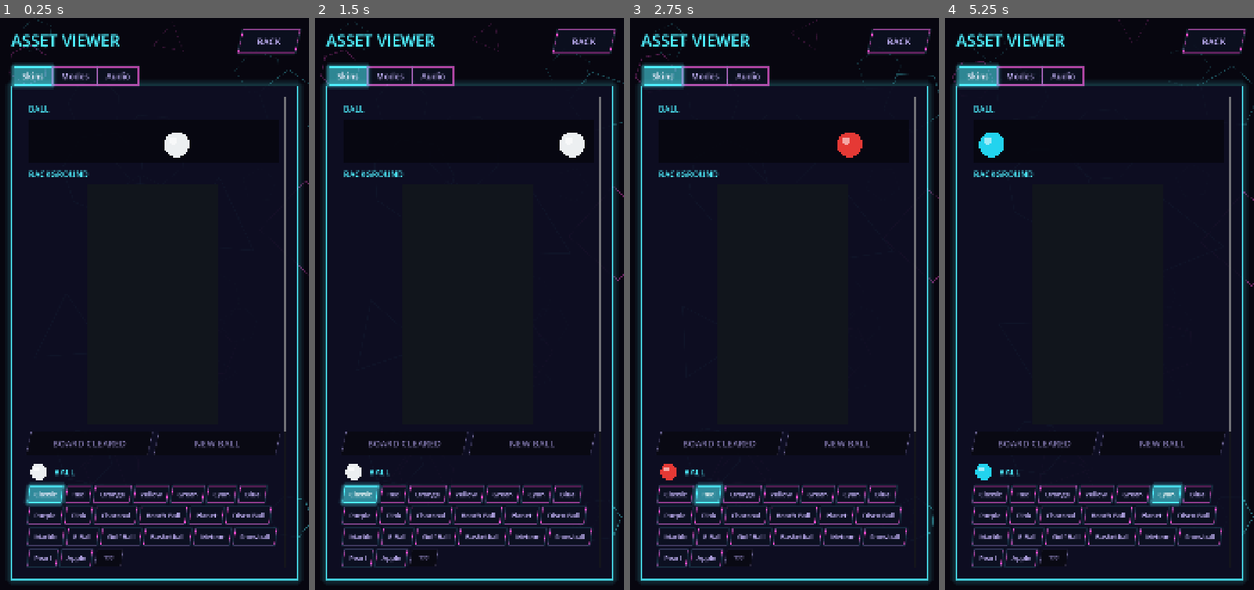
Above: before the commit, frames 1-4 (left to right).
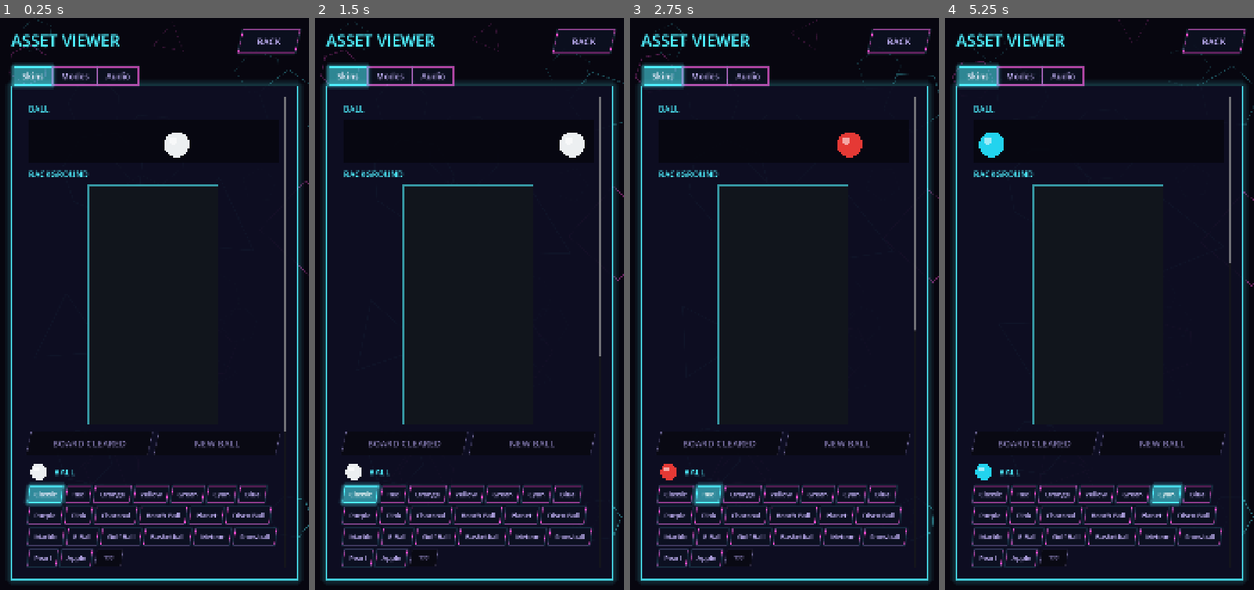
Above: after the commit, the same moments.

Repository: Sovereign-Axe-Studios/Sovereign-Ballgame
Game: Godot game, scene res://scenes/asset_viewer.tscn
The game is run twice, just before and just after one commit, with the same random seed, the same clock (stepped at 60 frames per second) and the same inputs. This scene is started directly instead of the project's main scene.
Inputs:
- Up to frame 1 (0.25 s): no input
- Up to frame 2 (1.5 s): click "Classic" at 0.5 s; click "Classic" at 1.25 s
- Up to frame 3 (2.75 s): click "Red" at 2 s
- Up to frame 4 (5.25 s): click "Orange" at 2.75 s; click "Yellow" at 3.5 s; click "Green" at 4.25 s; click "Cyan" at 5 s

The runs differ from the first frame. In frame 1, 0.4% of the frame differs, in the area x 28-71%, y 29-72%; in frame 2, 0.5%; in frame 3, 0.6%; in frame 4, 0.7%, in the area x 28-93%, y 29-73%.

Commit message:
feat(skins): live background preview on hover in the Skins menu
Hovering a background chip shows it running in a live preview beside the chips (pause menu and title Skins overlay), falling back to the selected one when the mouse leaves; locked backgrounds stay hidden.

The Asset Viewer's big preview and its reaction buttons follow the hover too. The shared viewport is now BackgroundPreview, used by both SkinsPanel and SkinPreview.

Diff:
--- a/game/scripts/asset_viewer.gd
+++ b/game/scripts/asset_viewer.gd
@@ -56,8 +56,12 @@
 	root.add_child(tabs)
 
 	tabs.add_child(_tab("Skins", func(col: VBoxContainer) -> void:
-		col.add_child(SkinPreview.new())
-		col.add_child(SkinsPanel.new())))
+		var preview := SkinPreview.new()
+		col.add_child(preview)
+		# The big preview above follows hover, so no second inline one.
+		var panel := SkinsPanel.new(false)
+		panel.background_hovered.connect(preview.show_background)
+		col.add_child(panel)))
 	tabs.add_child(_tab("Modes", _build_modes_tab))
 	tabs.add_child(_tab("Audio", _build_audio_tab))
 
--- /dev/null
+++ b/game/scripts/ui/background_preview.gd
@@ -0,0 +1,60 @@
+class_name BackgroundPreview
+extends Control
+## A live, scaled-down view of a background skin: the real AnimatedBackground
+## node (or the flat colour) running full-size in a SubViewport and shown at
+## `view_scale`. Used by SkinsPanel (hover / selected) and SkinPreview (the
+## Asset Viewer's big preview with reaction buttons).
+
+var _viewport: SubViewport
+var _flat: ColorRect
+var _bg: AnimatedBackground
+var _skin: Skins.BackgroundSkin
+
+func _init(view_scale: float) -> void:
+	var view := NeonUI.view_size()
+	custom_minimum_size = view * view_scale
+	size_flags_horizontal = Control.SIZE_SHRINK_CENTER
+	size_flags_vertical = Control.SIZE_SHRINK_BEGIN
+	clip_contents = true
+	mouse_filter = Control.MOUSE_FILTER_IGNORE
+
+	var container := SubViewportContainer.new()
+	container.size = view
+	container.scale = Vector2.ONE * view_scale
+	container.mouse_filter = Control.MOUSE_FILTER_IGNORE
+	add_child(container)
+	_viewport = SubViewport.new()
+	_viewport.size = Vector2i(view)
+	container.add_child(_viewport)
+	_flat = ColorRect.new()
+	_flat.size = view
+	_viewport.add_child(_flat)
+
+	var frame := Panel.new()
+	var sb := StyleBoxFlat.new()
+	sb.draw_center = false
+	sb.border_color = Color(NeonUI.CYAN, 0.6)
+	sb.set_border_width_all(2)
+	frame.add_theme_stylebox_override("panel", sb)
+	frame.set_anchors_preset(Control.PRESET_FULL_RECT)
+	frame.mouse_filter = Control.MOUSE_FILTER_IGNORE
+	add_child(frame)
+
+## Show `skin`. A no-op if it's already showing, so hovering back and forth
+## over the same chip doesn't restart its animation.
+func show_skin(skin: Skins.BackgroundSkin) -> void:
+	if skin == _skin:
+		return
+	_skin = skin
+	_flat.color = skin.color
+	if is_instance_valid(_bg):
+		_bg.queue_free()
+		_bg = null
+	if skin.scene != null:
+		_bg = skin.scene.new() as AnimatedBackground
+		_viewport.add_child(_bg)
+		_bg.show_behind_parent = false
+
+## The running animated background, or null for a flat one.
+func current() -> AnimatedBackground:
+	return _bg if is_instance_valid(_bg) else null
--- a/game/scripts/ui/skin_preview.gd
+++ b/game/scripts/ui/skin_preview.gd
@@ -1,9 +1,10 @@
 class_name SkinPreview
 extends VBoxContainer
 ## The Asset Viewer's live look at the current skins: the ball look rolling
-## back and forth across a strip, and the real background node running in a
-## scaled-down viewport, with buttons that fire its board-cleared / new-ball
-## reactions. Rebuilds the background when the skin changes.
+## back and forth across a strip, and a BackgroundPreview with buttons that
+## fire its board-cleared / new-ball reactions. It shows whichever background
+## `show_background` was last given -- the Asset Viewer feeds it SkinsPanel's
+## hover, so the big preview follows the mouse over the chips.
 
 ## The background renders at full screen size and is shown scaled.
 const BG_SCALE := 0.42
@@ -12,10 +13,7 @@
 
 var _strip: Control
 var _t: float = 0.0
-var _bg_holder: Control
-var _viewport: SubViewport
-var _bg: AnimatedBackground
-var _flat: ColorRect
+var _bg_preview: BackgroundPreview
 var _clear_btn: Button
 var _new_btn: Button
 
@@ -31,62 +29,37 @@
 	add_child(_strip)
 
 	add_child(NeonUI.subheader("Background"))
-	_bg_holder = Control.new()
-	_bg_holder.custom_minimum_size = view * BG_SCALE
-	_bg_holder.size_flags_horizontal = Control.SIZE_SHRINK_CENTER
-	_bg_holder.clip_contents = true
-	add_child(_bg_holder)
-
-	var container := SubViewportContainer.new()
-	container.size = view
-	container.scale = Vector2.ONE * BG_SCALE
-	container.mouse_filter = Control.MOUSE_FILTER_IGNORE
-	_bg_holder.add_child(container)
-	_viewport = SubViewport.new()
-	_viewport.size = Vector2i(view)
-	container.add_child(_viewport)
-	_flat = ColorRect.new()
-	_flat.size = view
-	_viewport.add_child(_flat)
+	_bg_preview = BackgroundPreview.new(BG_SCALE)
+	add_child(_bg_preview)
 
 	var row := HBoxContainer.new()
 	row.add_theme_constant_override("separation", 20)
 	_clear_btn = NeonUI.button("BOARD CLEARED")
 	_clear_btn.size_flags_horizontal = Control.SIZE_EXPAND_FILL
 	_clear_btn.pressed.connect(func() -> void:
-		if is_instance_valid(_bg):
-			_bg.on_board_cleared(view * 0.5))
+		var bg := _bg_preview.current()
+		if bg != null:
+			bg.on_board_cleared(view * 0.5))
 	row.add_child(_clear_btn)
 	_new_btn = NeonUI.button("NEW BALL")
 	_new_btn.size_flags_horizontal = Control.SIZE_EXPAND_FILL
 	_new_btn.pressed.connect(func() -> void:
-		if is_instance_valid(_bg):
-			_bg.on_new_ball(Vector2(randf_range(0.15, 0.85) * view.x, randf_range(0.3, 0.9) * view.y)))
+		var bg := _bg_preview.current()
+		if bg != null:
+			bg.on_new_ball(Vector2(randf_range(0.15, 0.85) * view.x, randf_range(0.3, 0.9) * view.y)))
 	row.add_child(_new_btn)
 	add_child(row)
 
-	# A method connection disconnects itself when this node is freed.
-	Skins.changed.connect(_sync)
-
 func _ready() -> void:
-	_sync()
+	show_background(Skins.background())
 
 func _process(delta: float) -> void:
 	_t += delta
 	_strip.queue_redraw()
 
-func _sync() -> void:
-	var skin := Skins.background()
-	_flat.color = skin.color
-	if is_instance_valid(_bg) and _bg.get_script() == skin.scene:
-		return
-	if is_instance_valid(_bg):
-		_bg.queue_free()
-		_bg = null
-	if skin.scene != null:
-		_bg = skin.scene.new() as AnimatedBackground
-		_viewport.add_child(_bg)
-		_bg.show_behind_parent = false
+## Show `skin` (hovered or selected); the reaction buttons follow it.
+func show_background(skin: Skins.BackgroundSkin) -> void:
+	_bg_preview.show_skin(skin)
 	var reacts := skin.scene != null
 	for b in [_clear_btn, _new_btn]:
 		b.disabled = not reacts
--- a/game/scripts/ui/skins_panel.gd
+++ b/game/scripts/ui/skins_panel.gd
@@ -4,10 +4,26 @@
 ## pause menu, the title screen and the Asset Viewer (three copies before).
 ## Each category is a preview swatch, a title, and a row of NeonUI chips;
 ## locked skins are disabled "???" chips. Selection goes through `Skins`.
+##
+## Backgrounds also get a live BackgroundPreview beside their chips, showing
+## the chip under the mouse and falling back to the selected one. A host with
+## its own bigger preview (the Asset Viewer) turns that off and listens to
+## `background_hovered` instead.
+
+## The background chip under the mouse, or the selected one when it leaves.
+signal background_hovered(skin: Skins.BackgroundSkin)
 
 const SWATCH := Vector2(72.0, 72.0)
+## The inline background preview, as a fraction of the screen.
+const BG_PREVIEW_SCALE := 0.2
 
-func _init() -> void:
+var _bg_preview: BackgroundPreview
+
+func _init(inline_background_preview: bool = true) -> void:
+	if inline_background_preview:
+		_bg_preview = BackgroundPreview.new(BG_PREVIEW_SCALE)
+		background_hovered.connect(_bg_preview.show_skin)
+
 	add_theme_constant_override("separation", 26)
 	size_flags_horizontal = Control.SIZE_EXPAND_FILL
 
@@ -16,7 +32,24 @@
 		func(i: int) -> void: Skins.set_ball(i)))
 	add_child(_category(_background_swatch(), "Background", Skins.picker_names(Skins.background_skins),
 		func() -> int: return Skins.background_index,
-		func(i: int) -> void: Skins.set_background(i)))
+		func(i: int) -> void: Skins.set_background(i),
+		_on_background_hover, _bg_preview))
+	# A method connection: disconnects itself when this panel is freed.
+	Skins.changed.connect(_show_selected_background)
+
+func _ready() -> void:
+	_show_selected_background()
+
+## `i` = hovered chip, -1 = the mouse left it (show the selection again).
+## Locked backgrounds stay hidden, like their ??? chips.
+func _on_background_hover(i: int) -> void:
+	if i < 0 or Skins.background_skins[i].is_locked():
+		_show_selected_background()
+	else:
+		background_hovered.emit(Skins.background_skins[i])
+
+func _show_selected_background() -> void:
+	background_hovered.emit(Skins.background())
 	add_child(_category(_block_swatch(), "Block", Skins.picker_names(Skins.block_skins),
 		func() -> int: return Skins.block_index,
 		func(i: int) -> void: Skins.set_block(i)))
@@ -25,8 +58,10 @@
 		func(i: int) -> void: Skins.set_launcher(i)))
 
 ## Swatch + title, then a chip per option (radio-style via ButtonGroup).
+## `on_hover(i)` (optional) hears chip i entered, -1 when the mouse leaves one.
+## `side` (optional) sits to the right of the chips (the background preview).
 func _category(swatch: Control, title: String, names: Array, get_index: Callable,
-		on_select: Callable) -> VBoxContainer:
+		on_select: Callable, on_hover: Callable = Callable(), side: Control = null) -> VBoxContainer:
 	var wrap := VBoxContainer.new()
 	wrap.add_theme_constant_override("separation", 12)
 
@@ -51,6 +86,9 @@
 			btn.disabled = true
 			btn.tooltip_text = Skins.LOCKED_HINT
 		btn.pressed.connect(func() -> void: on_select.call(i))
+		if on_hover.is_valid():
+			btn.mouse_entered.connect(func() -> void: on_hover.call(i))
+			btn.mouse_exited.connect(func() -> void: on_hover.call(-1))
 		chips.add_child(btn)
 		buttons.append(btn)
 	# A lambda on an autoload signal is NOT auto-disconnected when the buttons
@@ -62,7 +100,15 @@
 			buttons[i].set_pressed_no_signal(i == idx)
 	Skins.changed.connect(sync)
 	wrap.tree_exiting.connect(func() -> void: Skins.changed.disconnect(sync))
-	wrap.add_child(chips)
+	if side == null:
+		wrap.add_child(chips)
+		return wrap
+	var row := HBoxContainer.new()
+	row.add_theme_constant_override("separation", 20)
+	chips.size_flags_horizontal = Control.SIZE_EXPAND_FILL
+	row.add_child(chips)
+	row.add_child(side)
+	wrap.add_child(row)
 	return wrap
 
 
Not shown, added: game/scripts/ui/background_preview.gd.uid
Not shown, changed: game/docs/HANDOFF.md
